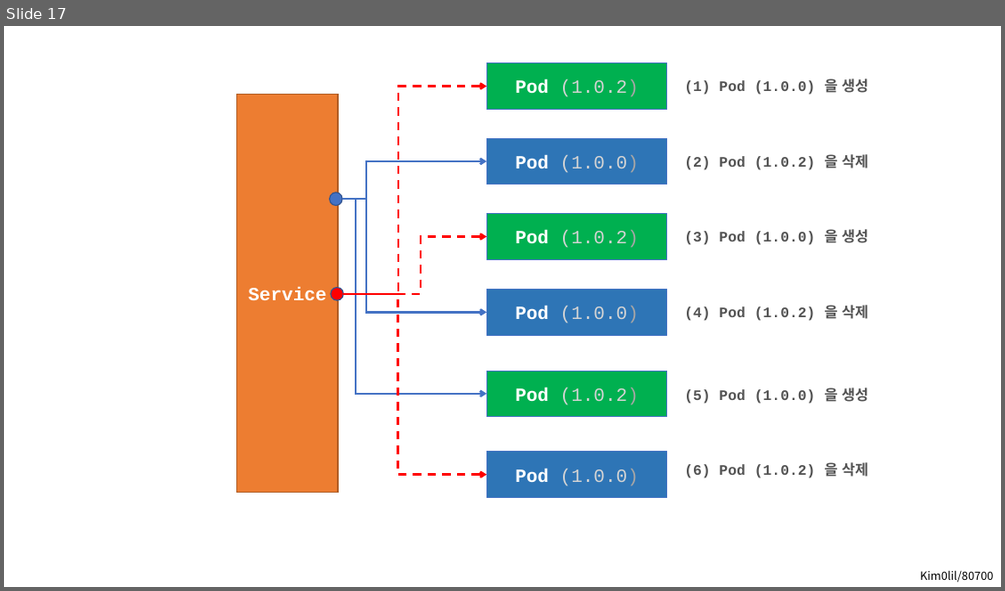
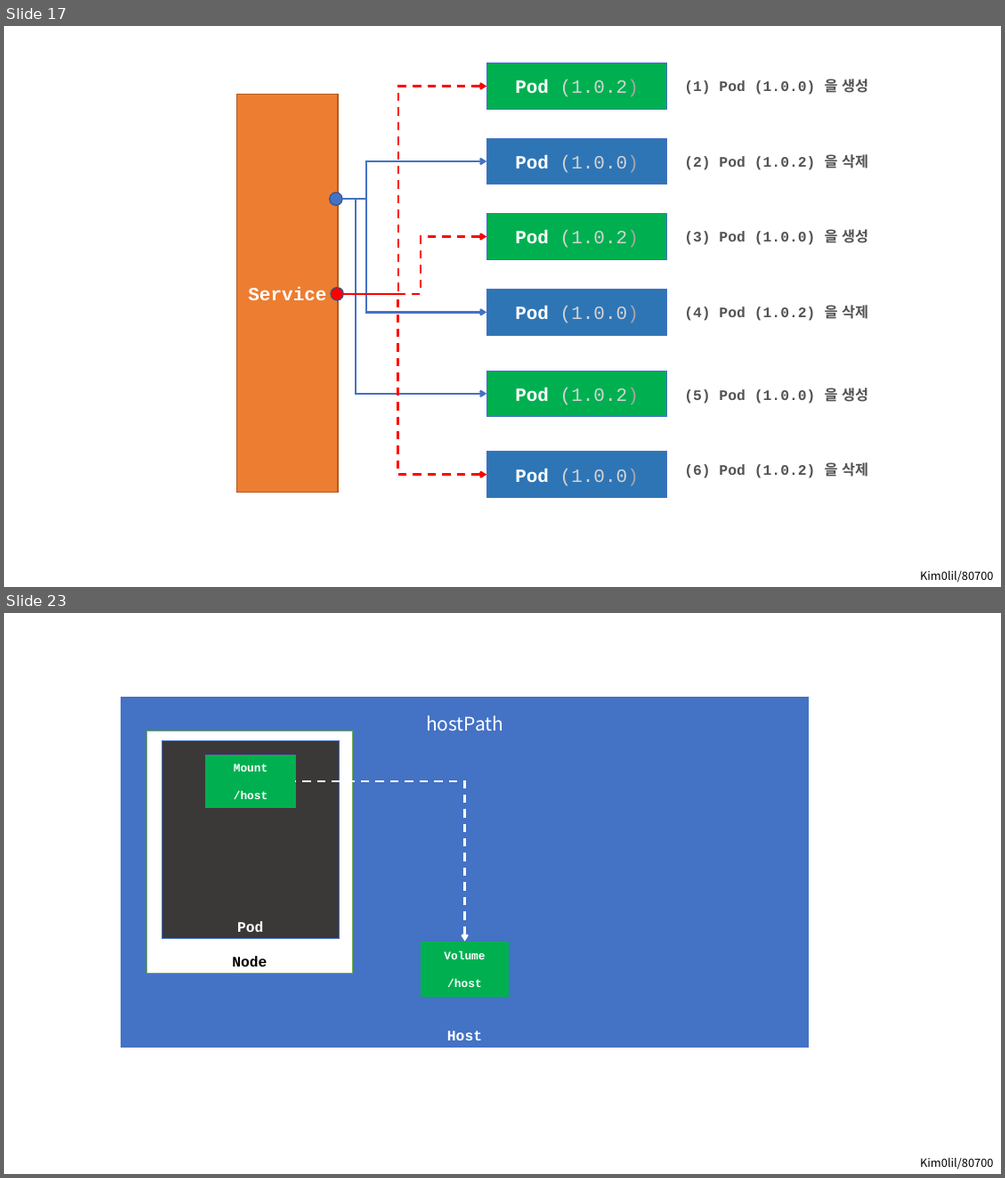
Before and after one commit to kim0lil/80700, a slide deck: assets/images.pptx. Shown one above the other, each under a label of ours: slide 17 before the commit, slides 17 and 23 after it; the slides between them are not shown. The pictures are 1005x591 and 1005x1178 pixels, drawn with LibreOffice and Linux fonts; fonts in the diff are those of the drawing. Boxes give left, top, right and bottom in pixels: in the first picture for what was removed or moved away, otherwise in the second. Text is boxed around its words. In the diff, an @@ line names an element or a change of style, - is before the commit and + after.

```diff
--- a/assets/images.pptx
+++ b/assets/images.pptx
@@ slide 23 added at (4, 613, 1001, 1174), background #FFFFFF @@
@@ group added at (121, 697, 808, 1046): 5 rectangles, 1 elbow arrow, 1 text @@
+Host
+Node
+Pod
+Volume
+/host
+Mount
+/host
+hostPath
@@ text added at (920, 1157, 993, 1169), 11 pt, text #000000 @@
+Kim0lil/80700
```
Also in this commit, not shown: 6 other slides added, 23 other files.
